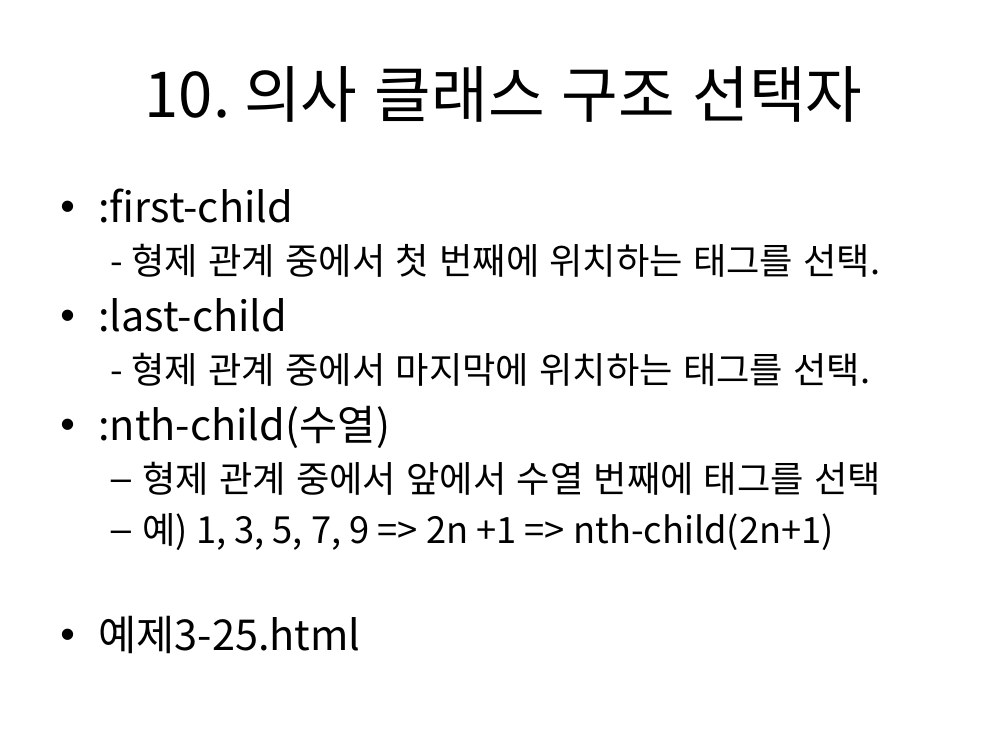
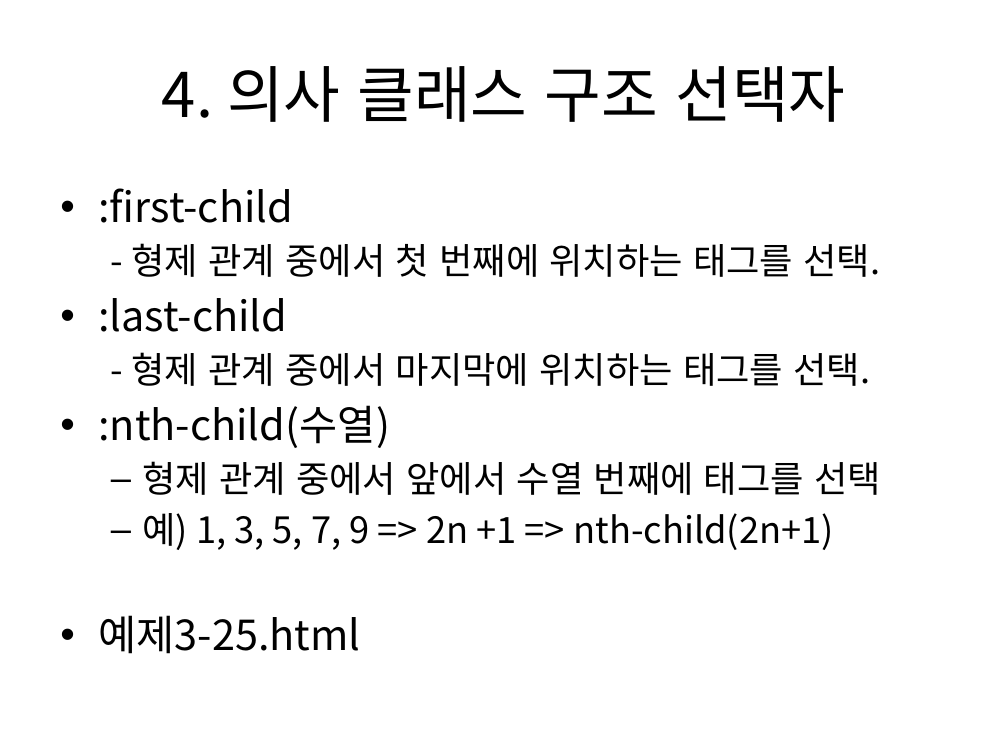
Before and after one commit to kdkcom1234/git2021, a slide deck: slide 23 of 1-html-css/03. CSS3 선택자 및 스타일 속성(1).pptx. Drawn at 1008x756 pixels with LibreOffice and Linux fonts; fonts in the diff are those of the drawing. Boxes give left, top, right and bottom in pixels: in the first picture for what was removed or moved away, otherwise in the second. Text is boxed around its words. In the diff, an @@ line names an element or a change of style, - is before the commit and + after.

```diff
--- a/1-html-css/03. CSS3 선택자 및 스타일 속성(1).pptx
+++ b/1-html-css/03. CSS3 선택자 및 스타일 속성(1).pptx
@@ title at (162,66,845,122): text changed @@
-10. 의사 클래스 구조 선택자
+4. 의사 클래스 구조 선택자
```
Also in this commit, not shown: 12 other slides changed.
